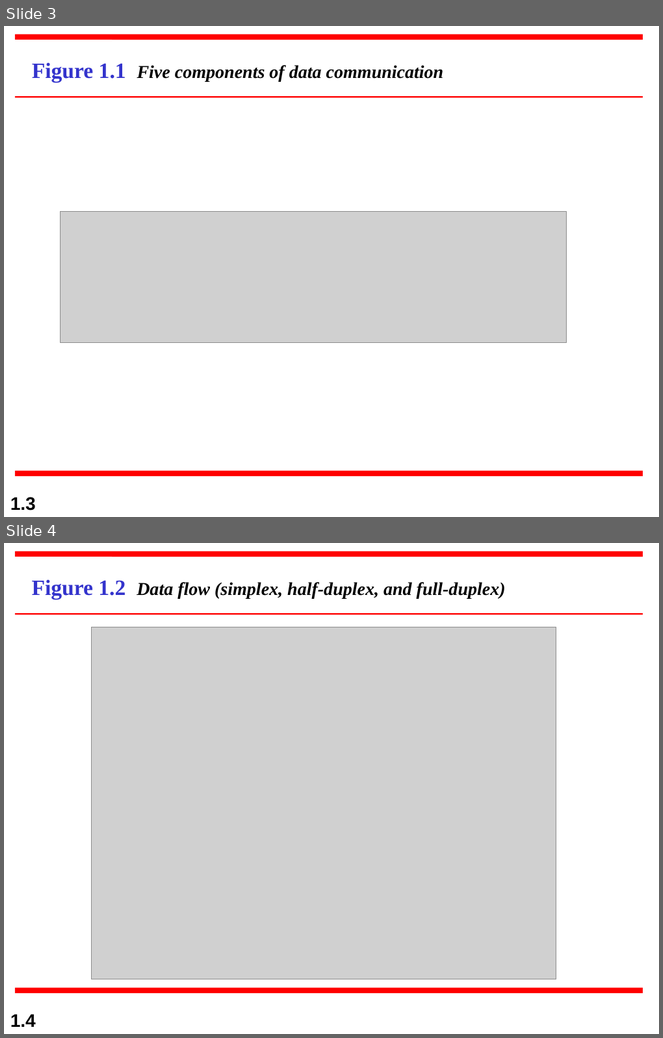
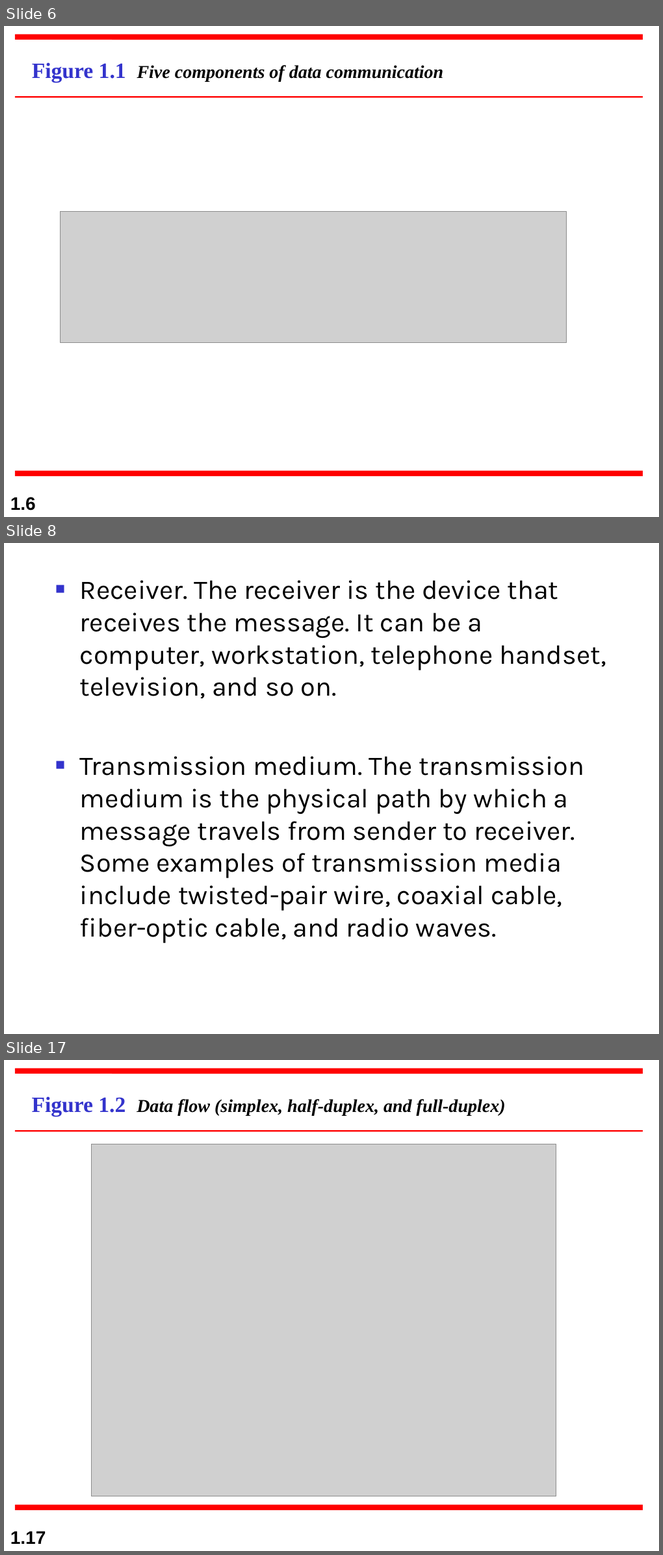
Before and after one commit to primusr/GITFiles, a slide deck: DATA COMM/ch01.ppt. Shown one above the other, each under a label of ours: slides 3 and 4 before the commit, slides 6, 8 and 17 after it; the slides between them are not shown. The pictures are 663x1038 and 663x1555 pixels, drawn with LibreOffice and Linux fonts; fonts in the diff are those of the drawing; grey boxes stand for pictures. Boxes give left, top, right and bottom in pixels: in the first picture for what was removed or moved away, otherwise in the second. Text is boxed around its words. In the diff, an @@ line names an element or a change of style, - is before the commit and + after.

```diff
--- a/DATA COMM/ch01.ppt
+++ b/DATA COMM/ch01.ppt
@@ slide 8 added at [4,543,659,1034], background #FFFFFF @@
@@ text added at [80,580,607,943], 29.6 pt, text #000000 @@
+■ Receiver. The receiver is the device that receives the message. It can be a computer, workstation, telephone handset, television, and so on.
+■ Transmission medium. The transmission medium is the physical path by which a message travels from sender to receiver. Some examples of transmission media include twisted-pair wire, coaxial cable, fiber-optic cable, and radio waves.
@@ what was slide 3 is now slide 6 @@
@@ page number at [10,497,36,511]: text changed @@
-1.3
+1.6
@@ what was slide 4 is now slide 17 @@
@@ page number at [10,1531,46,1544]: text changed @@
-1.4
+1.17
```
Also in this commit, not shown: 12 other slides added.
